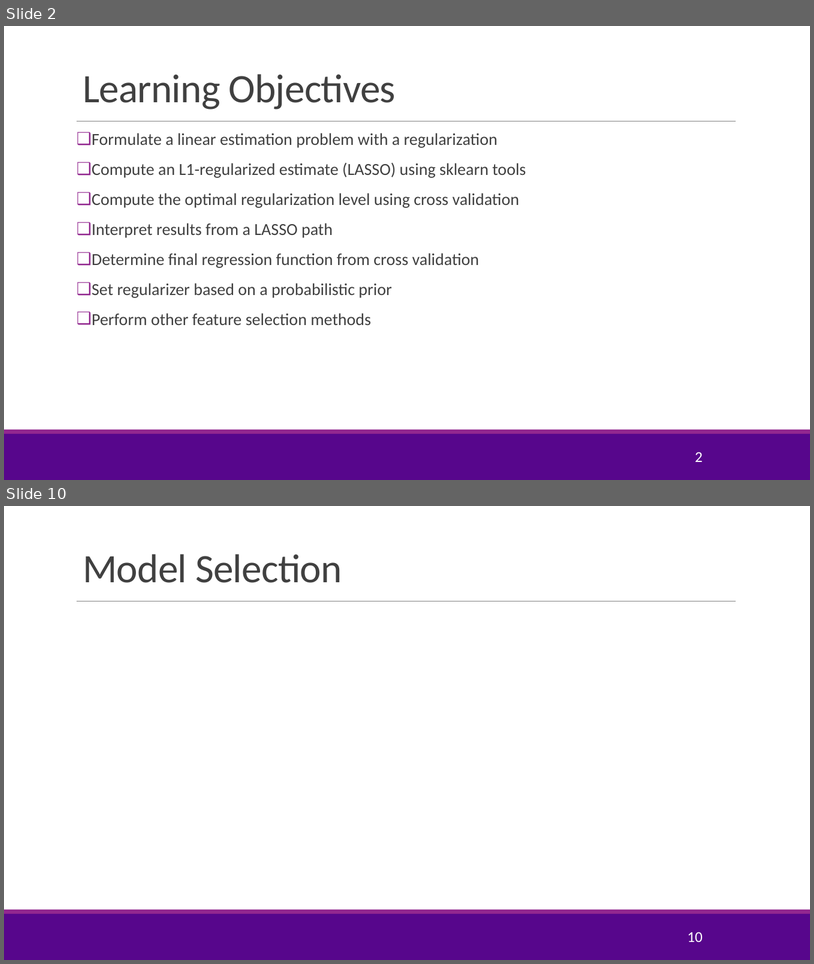
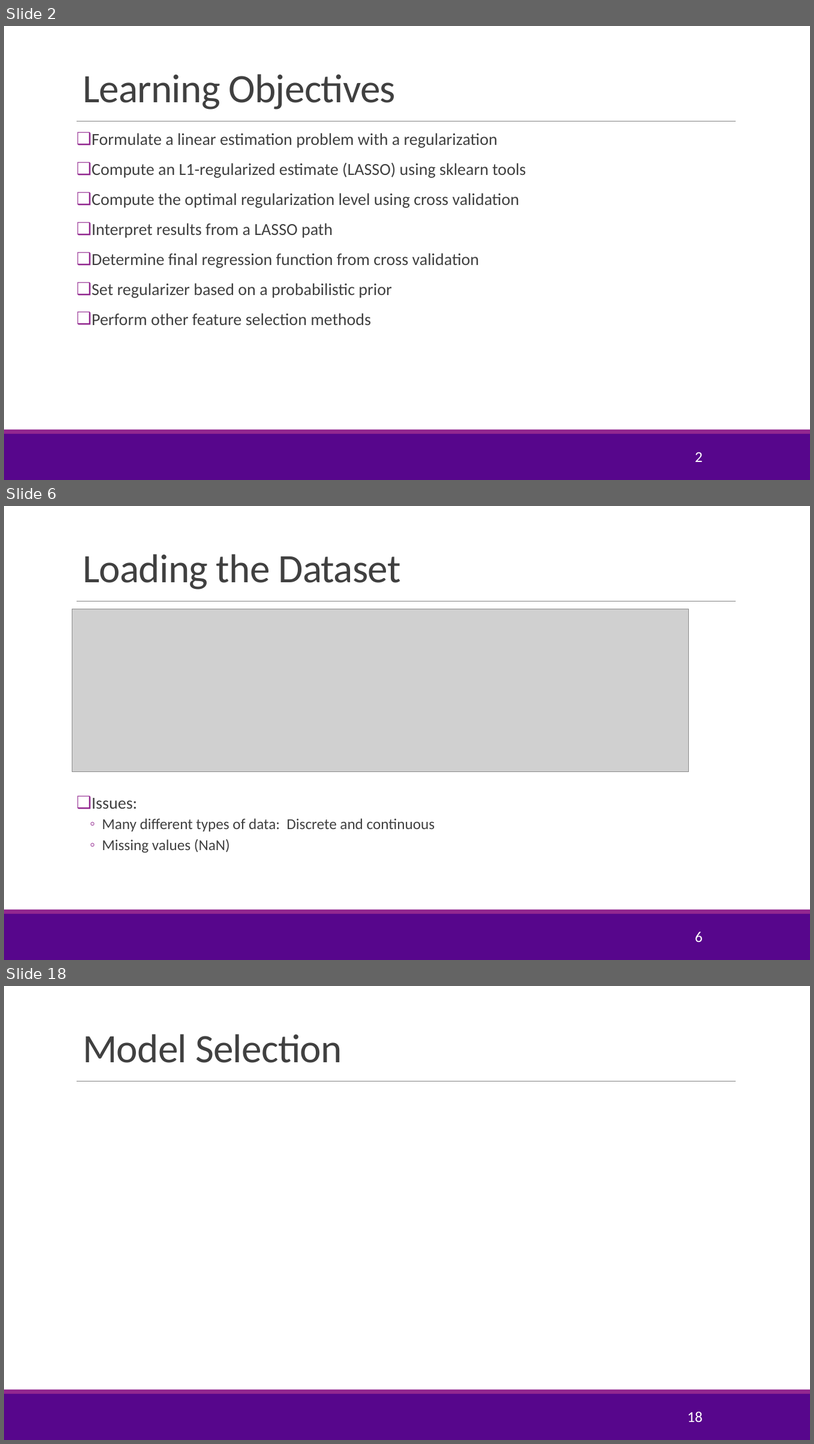
Before and after one commit to sdrangan/introml, a slide deck: lectures/Lect05_Lasso.pptx. Shown one above the other, each under a label of ours: slides 2 and 10 before the commit, slides 2, 6 and 18 after it; the slides between them are not shown. The pictures are 814x964 and 814x1444 pixels, drawn with LibreOffice and Linux fonts; fonts in the diff are those of the drawing; grey boxes stand for pictures; background and template pictures are left out. Boxes give left, top, right and bottom in pixels: in the first picture for what was removed or moved away, otherwise in the second. Text is boxed around its words. In the diff, an @@ line names an element or a change of style, - is before the commit and + after.

```diff
--- a/lectures/Lect05_Lasso.pptx
+++ b/lectures/Lect05_Lasso.pptx
@@ slide 6 added at [4,506,810,960], background #FFFFFF; not listed: 3 template elements that a slide beside it also shows @@
@@ title added at [83,554,401,589], 48 pt, text #404040 @@
+Loading the Dataset
@@ picture added at [72,609,689,772] @@
@@ text added at [92,798,435,853], 18 pt, text #404040 @@
+❑ Issues:
+  ◦ Many different types of data: Discrete and continuous
+  ◦ Missing values (NaN)
@@ page number added at [695,931,703,942], 18 pt, text #FFFFFF @@
+6
@@ what was slide 10 is now slide 18 @@
@@ page number at [687,1411,703,1422]: text changed @@
-10
+18
```
Also in this commit, not shown: 4 slides changed, 11 other slides added, 4 slides removed, 4 other files.
